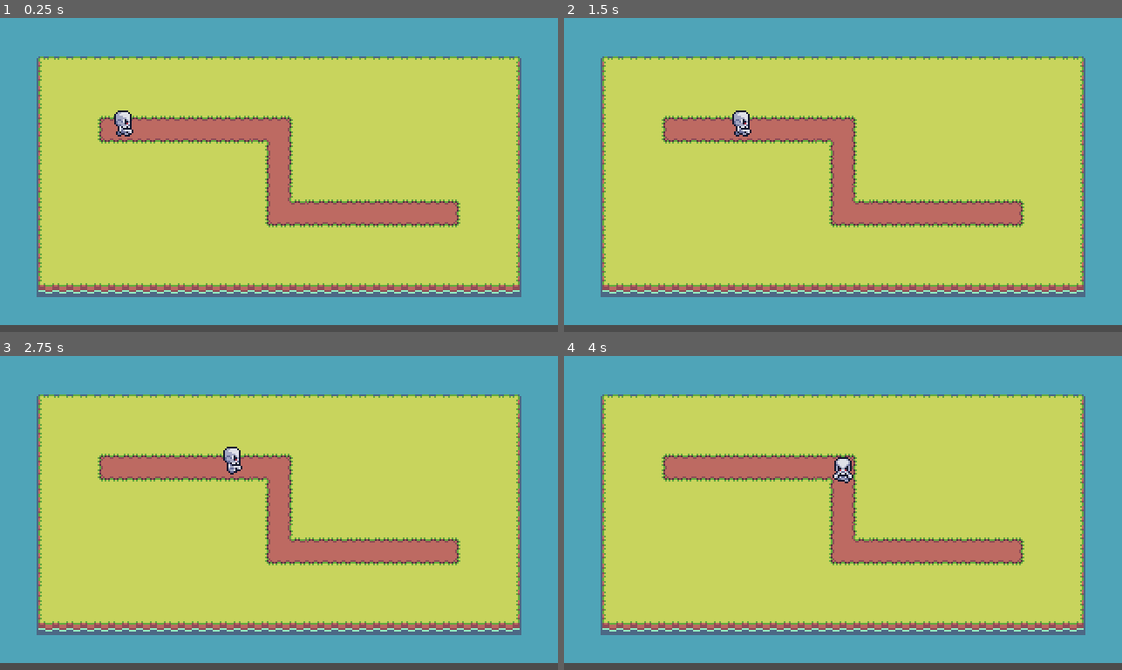
Above: before the commit, frames 1-4 (two rows, left to right).
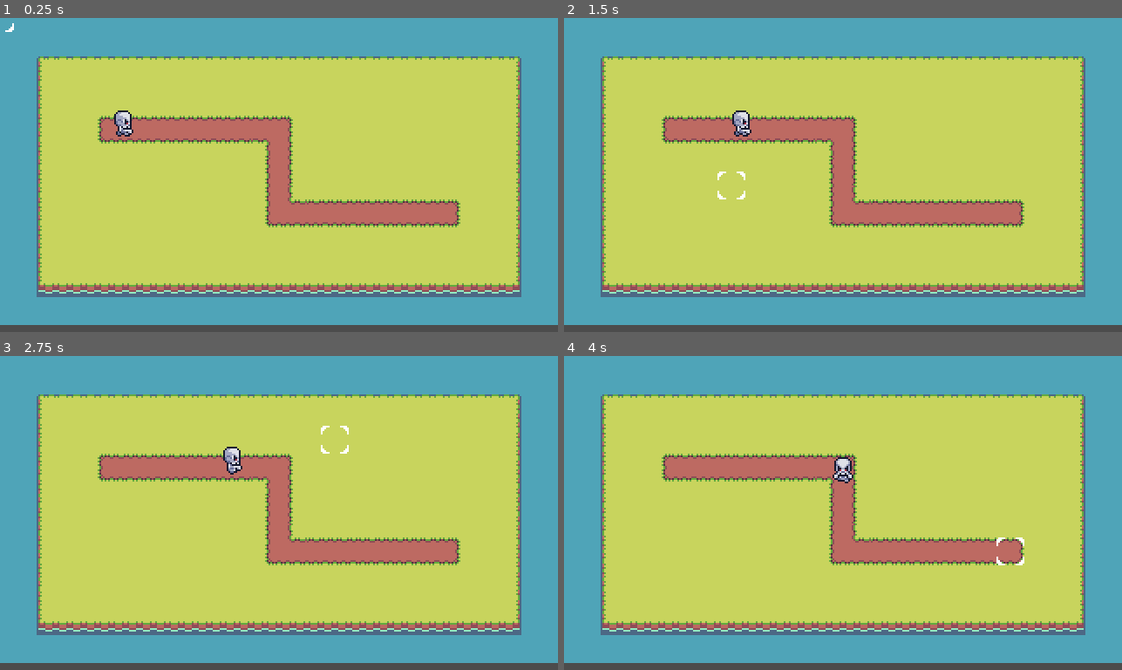
Above: after the commit, the same moments.

Repository: clbagrat/AmmoTD
Game: Godot game, scene res://main.tscn
Two runs of this game, one before a commit and one after it. Both use one fixed random seed, a clock stepped at 60 frames per second and the inputs below.
Inputs (mouse positions are in pixels of both pictures, inside the frame that each line leads up to):
- Up to frame 1 (0.25 s): no input
- Up to frame 2 (1.5 s): move the mouse to (965, 159) at 0.52 s; move the mouse to (731, 190) at 1.27 s
- Up to frame 3 (2.75 s): move the mouse to (334, 443) at 2.02 s
- Up to frame 4 (4 s): move the mouse to (815, 575) at 2.77 s; move the mouse to (1010, 560) at 3.52 s

The runs differ from the first frame. In frame 1, less than 0.1% of the frame differs, in the area x 0-3%, y 1-5%; in frame 2, less than 0.1%, in the area x 27-33%, y 48-58%; in frame 3, less than 0.1%; in frame 4, less than 0.1%.

Commit message:
add in-game cursor

Diff:
--- a/Skeleton/Skeleton.tscn
+++ b/Skeleton/Skeleton.tscn
@@ -127,6 +127,7 @@
 texture = ExtResource( 1 )
 hframes = 4
 vframes = 4
+frame = 2
 script = ExtResource( 2 )
 
 [node name="KinematicBody2D" type="KinematicBody2D" parent="."]
--- /dev/null
+++ b/UI/InGameCursor.gd
@@ -0,0 +1,24 @@
+extends Node2D
+
+
+# Declare member variables here. Examples:
+# var a = 2
+# var b = "text"
+
+
+# Called when the node enters the scene tree for the first time.
+func _ready():
+	pass # Replace with function body.
+
+
+var mouse_positon;
+var cursor_position;
+# Called every frame. 'delta' is the elapsed time since the previous frame.
+func _process(_delta):
+	mouse_positon = get_viewport().get_mouse_position()
+	var new_cursor_position = (mouse_positon / 16).round() * 16;
+	if (new_cursor_position != cursor_position):
+		cursor_position = new_cursor_position
+		var tween = create_tween();
+		tween.tween_property(self, "position", cursor_position, .05);
+		tween.play()
--- /dev/null
+++ b/UI/InGameCursor.tscn
@@ -0,0 +1,10 @@
+[gd_scene load_steps=3 format=2]
+
+[ext_resource path="res://UI/InGameCursor.png" type="Texture" id=1]
+[ext_resource path="res://UI/InGameCursor.gd" type="Script" id=2]
+
+[node name="Cursor" type="Node2D"]
+script = ExtResource( 2 )
+
+[node name="Sprite" type="Sprite" parent="."]
+texture = ExtResource( 1 )
--- a/main.tscn
+++ b/main.tscn
@@ -1,12 +1,15 @@
-[gd_scene load_steps=4 format=2]
+[gd_scene load_steps=5 format=2]
 
 [ext_resource path="res://World/Maps/Map1.tscn" type="PackedScene" id=1]
 [ext_resource path="res://Skeleton/Skeleton.tscn" type="PackedScene" id=2]
 [ext_resource path="res://Logic/PathFollower.gd" type="Script" id=3]
+[ext_resource path="res://UI/InGameCursor.tscn" type="PackedScene" id=4]
 
 [node name="Node2D" type="Node2D"]
 
 [node name="Node2D" parent="." instance=ExtResource( 1 )]
+
+[node name="Cursor" parent="Node2D" instance=ExtResource( 4 )]
 
 [node name="PathFollow2D" type="PathFollow2D" parent="Node2D/Path/Path2D" index="0"]
 position = Vector2( 64, 64 )
Binary file added: UI/InGameCursor.png
Not shown, added: UI/InGameCursor.png.import
Not shown, changed: README.md
